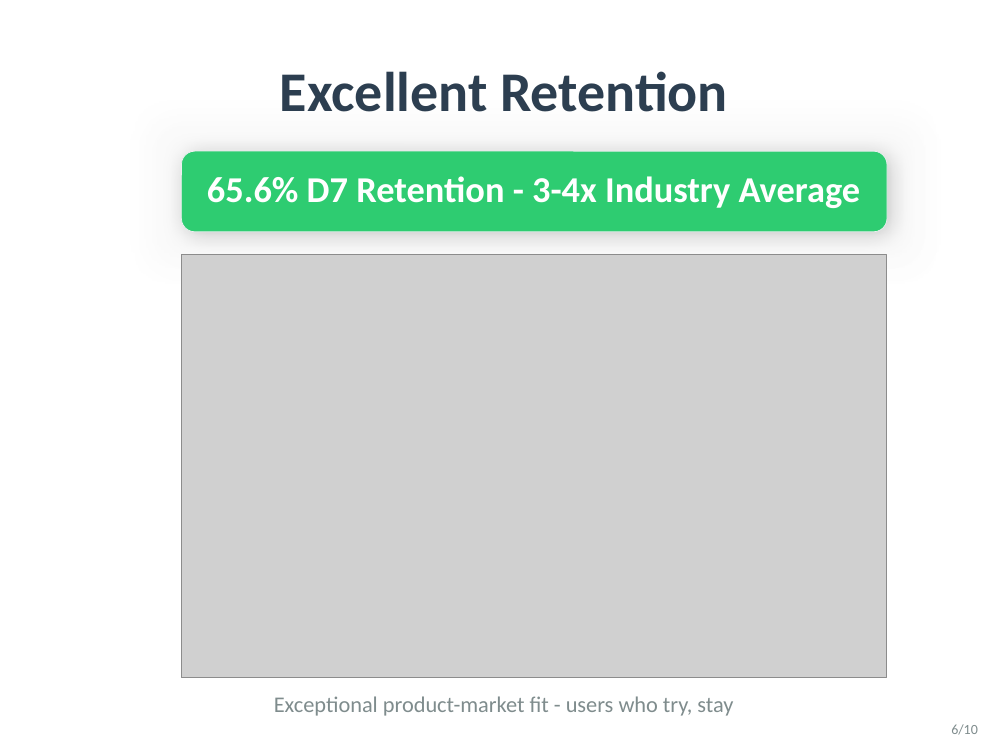
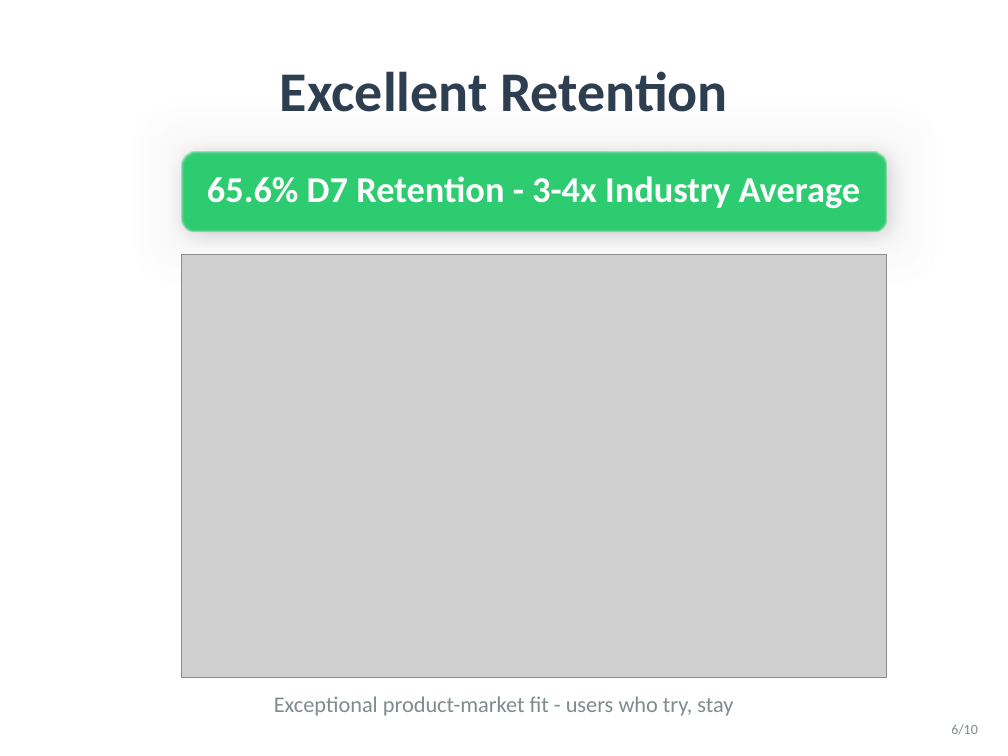
Before and after one commit to yiwei79/GameData_Analysis_Projects, a slide deck: slide 6 of Delivery 1 KPIs/Deliverables/Game_Analytics_Presentation.pptx. Drawn at 1008x756 pixels with LibreOffice and Linux fonts; fonts in the diff are those of the drawing; grey boxes stand for pictures. Boxes give left, top, right and bottom in pixels: in the first picture for what was removed or moved away, otherwise in the second. Text is boxed around its words. In the diff, an @@ line names an element or a change of style, - is before the commit and + after.

```diff
--- a/Delivery 1 KPIs/Deliverables/Game_Analytics_Presentation.pptx
+++ b/Delivery 1 KPIs/Deliverables/Game_Analytics_Presentation.pptx
@@ rounded rectangle at (x1=181, y1=151, x2=887, y2=232): outline #ECF0F1 0.5 pt to none @@
```
Also in this commit, not shown: 2 other slides changed, 1 other file.
